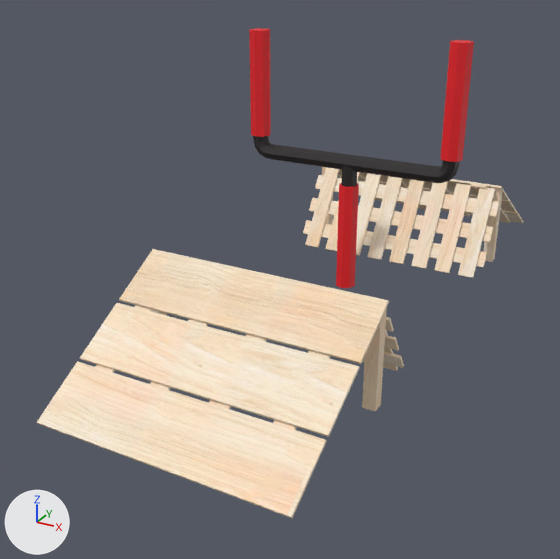
A saved change to the FBX model models/HSBC Entorno_10_CAPAS_RAMPA.fbx.
Both versions are drawn from a 50 mm lens placed at (0.73, -12.13, 4.22), pointed at (-3.54, -4.36, 0.33). Every picture has the same lights, and +X, +Y and +Z are marked at lower left. Where no turn or scale is listed for an object, it has been applied to the vertices.

Objects in the first picture: 'asta', 'rampa_2', 'rampa_2.001'.
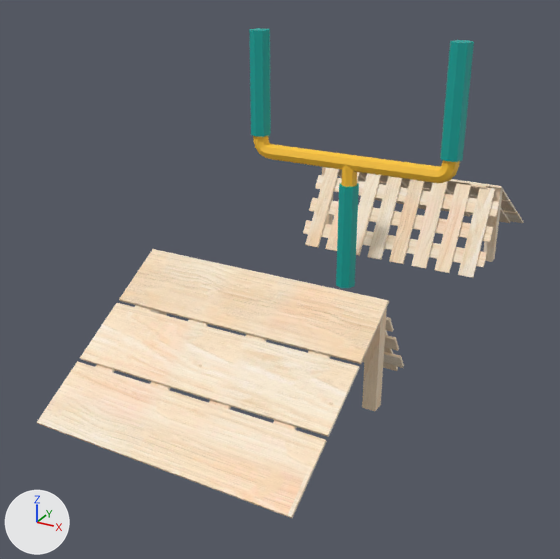
Changed parts and their boxes (x1, y1, x2, y2) in the pictures (560 x 559 px):
'asta', recoloured
    both: (249, 28, 474, 288)

What the commit changed:
Material 'nrgro_asta' (mat_nrgro_asta) changes colour from black #231f20 to yellow #ffc633; in linear values from (0.0168, 0.0137, 0.0144) to (1.0, 0.564, 0.0335).
Material 'rojo_asta' (mat_rojo_asta) changes colour from red #ed1b24 to cyan #00a69d; in linear values from (0.847, 0.011, 0.0176) to (0.0, 0.381, 0.337).
